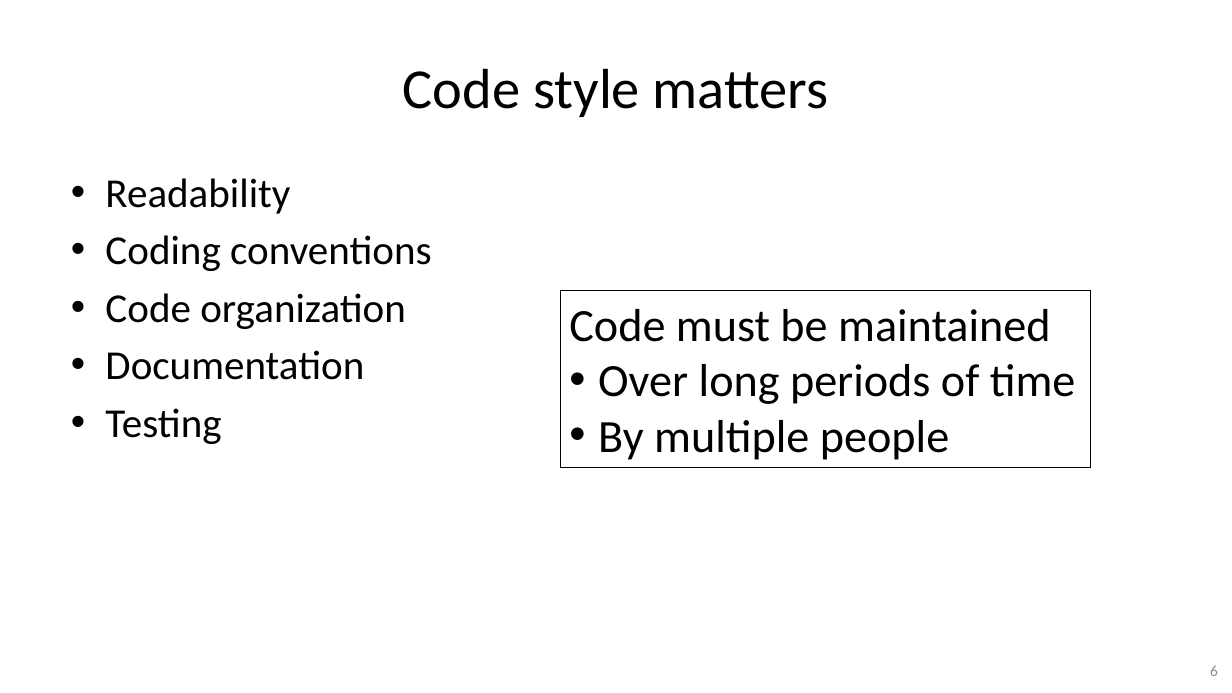
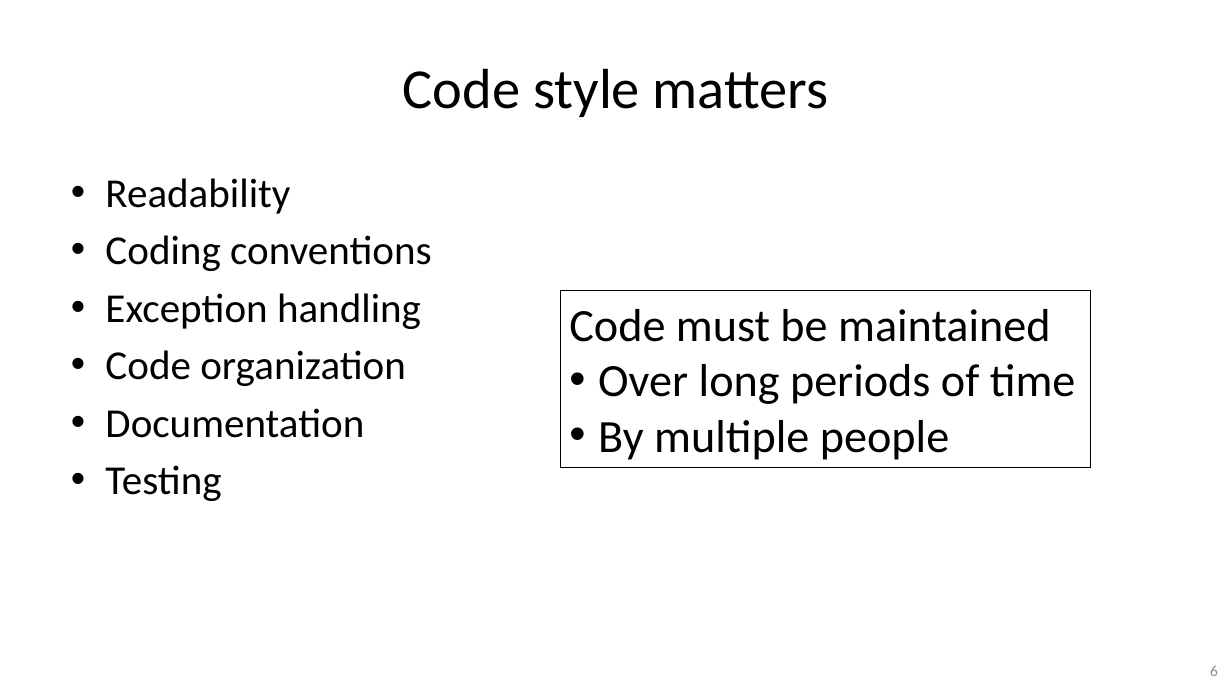
Before and after one commit to gjbex/Python-software-engineering, a slide deck: slide 6 of python_software_engineering.pptx. Drawn at 1232x693 pixels with LibreOffice and Linux fonts; fonts in the diff are those of the drawing. Boxes give left, top, right and bottom in pixels: in the first picture for what was removed or moved away, otherwise in the second. Text is boxed around its words. In the diff, an @@ line names an element or a change of style, - is before the commit and + after.

```diff
--- a/python_software_engineering.pptx
+++ b/python_software_engineering.pptx
@@ text at box(105, 293, 421, 329): paragraph added @@
+• Exception handling
```
Also in this commit, not shown: 2 other slides changed.
